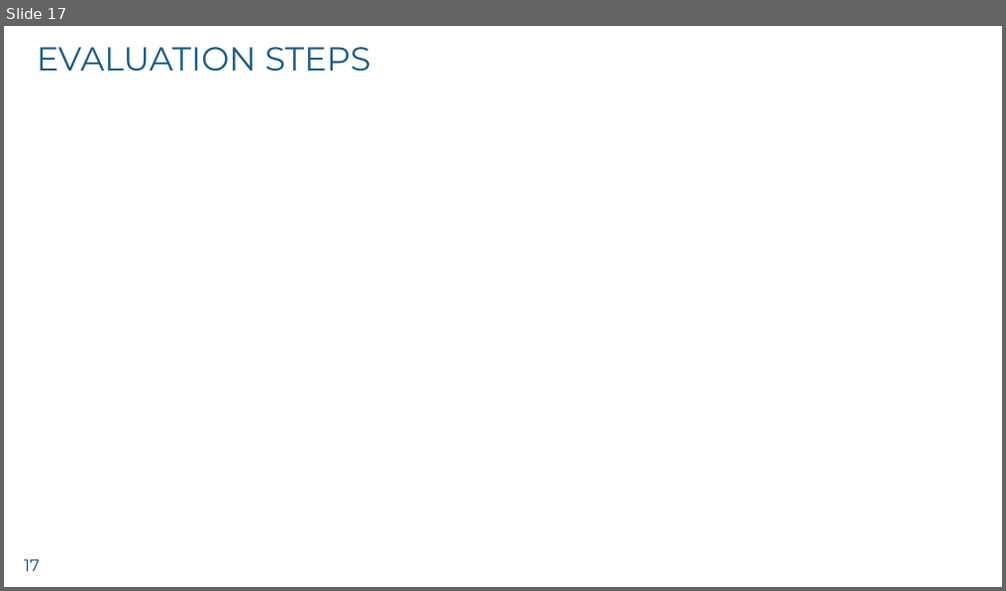
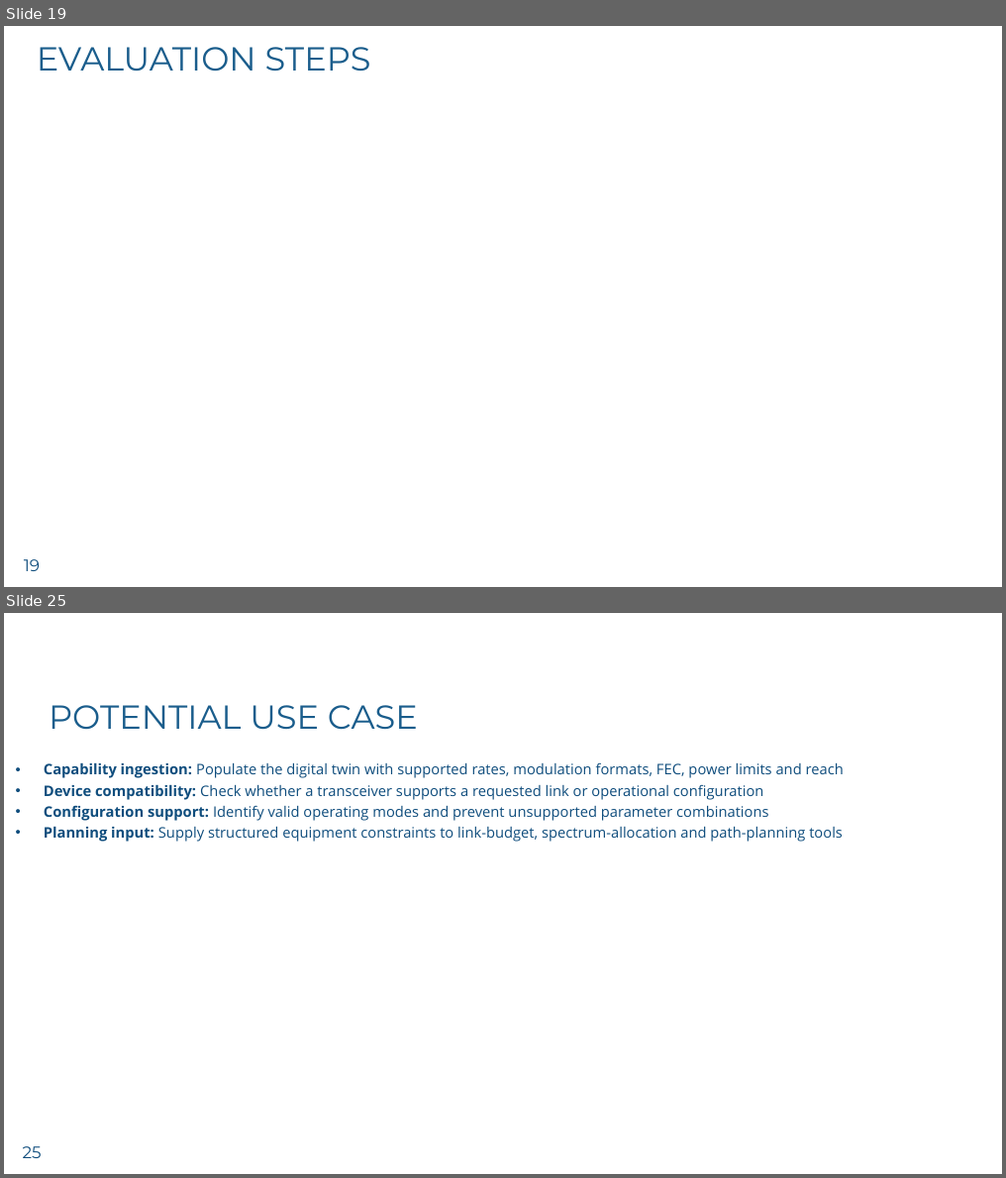
Before and after one commit to imranchy/nof-26-multi-agentic-demo, a slide deck: Imran_NoF_26.pptx. Shown one above the other, each under a label of ours: slide 17 before the commit, slides 19 and 25 after it; the slides between them are not shown. The pictures are 1006x591 and 1006x1178 pixels, drawn with LibreOffice and Linux fonts; fonts in the diff are those of the drawing; grey boxes stand for pictures; background and template pictures are left out. Boxes give left, top, right and bottom in pixels: in the first picture for what was removed or moved away, otherwise in the second. Text is boxed around its words. In the diff, an @@ line names an element or a change of style, - is before the commit and + after.

```diff
--- a/Imran_NoF_26.pptx
+++ b/Imran_NoF_26.pptx
@@ slide 25 added at <box>4,613,1002,1174</box>, background #FFFFFF; not listed: 1 template element that a slide beside it also shows @@
@@ title added at <box>49,705,418,730</box>, 32 pt, text #1A5D8C @@
+POTENTIAL USE CASE
@@ text added at <box>44,762,844,842</box>, 14 pt, text #0F4D7D @@
+  • Capability ingestion: Populate the digital twin with supported rates, modulation formats, FEC, power limits and reach
+  • Device compatibility: Check whether a transceiver supports a requested link or operational configuration
+  • Configuration support: Identify valid operating modes and prevent unsupported parameter combinations
+  • Planning input: Supply structured equipment constraints to link-budget, spectrum-allocation and path-planning tools
@@ what was slide 17 is now slide 19 @@
@@ page number at <box>24,560,40,571</box>: text changed @@
-17
+19
```
Also in this commit, not shown: 2 slides changed, 6 other slides added, 14 other files.
